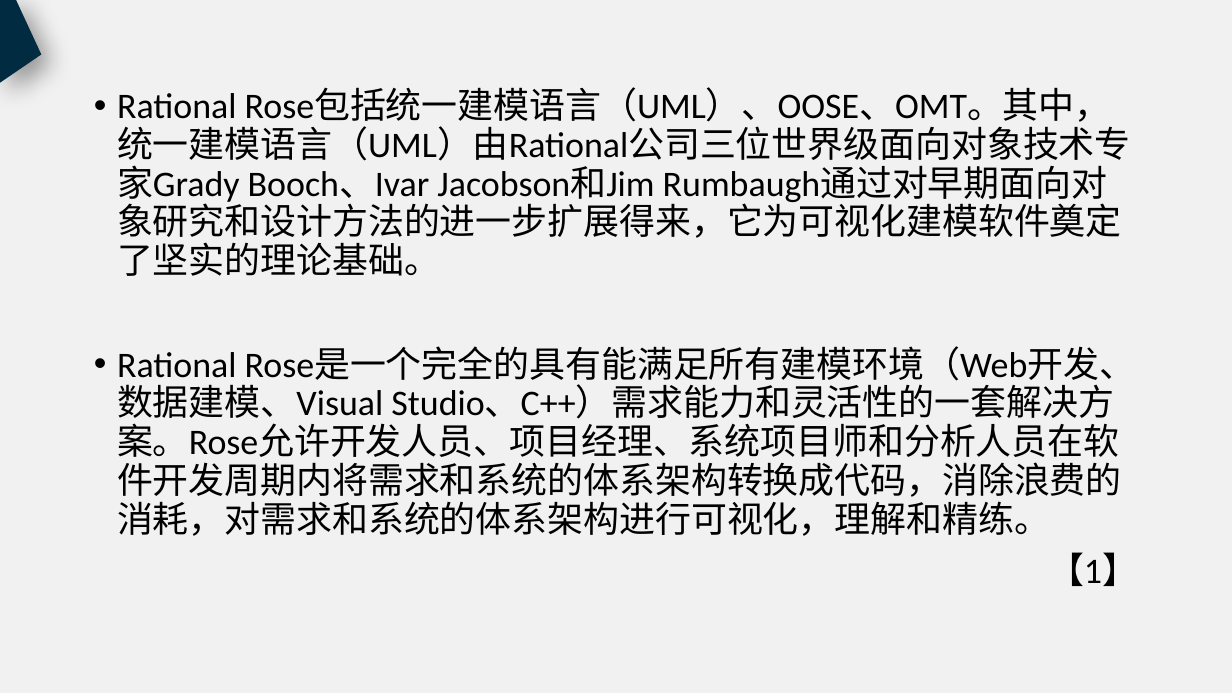
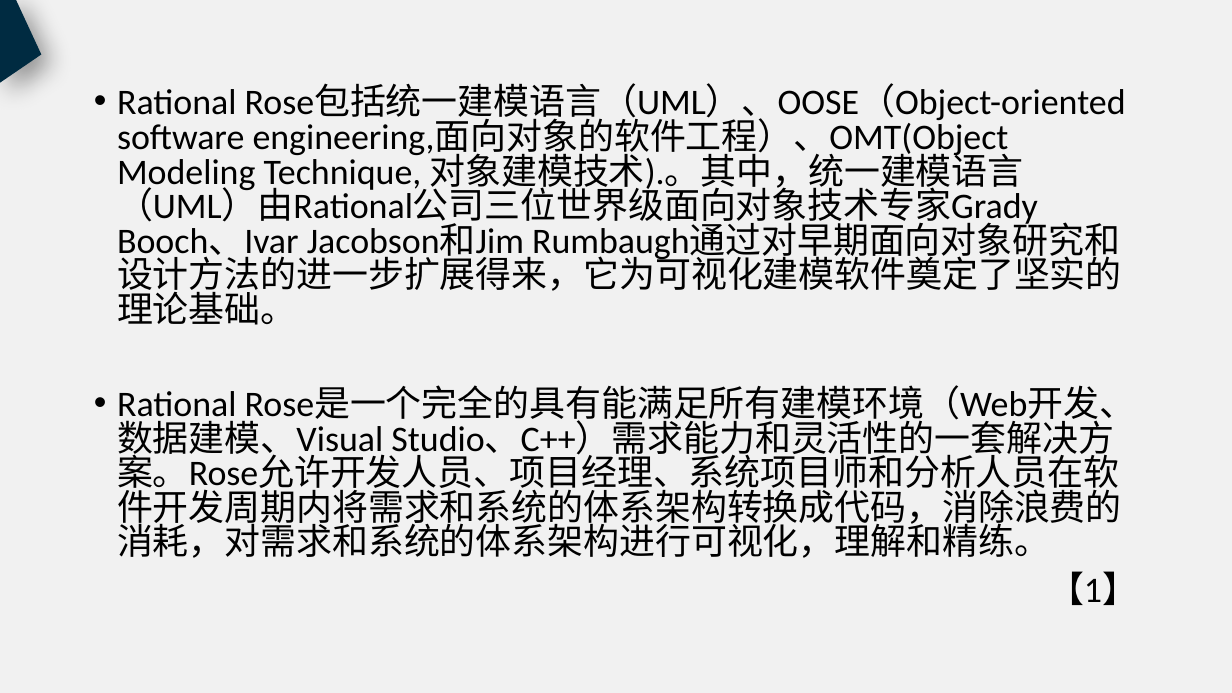
Before and after one commit to PRD2018-G18/PRD2018, a slide deck: slide 9 of 非受控文档/过程文档/UML工具/UML工具.pptx. Drawn at 1232x693 pixels with LibreOffice and Linux fonts; fonts in the diff are those of the drawing. Boxes give left, top, right and bottom in pixels: in the first picture for what was removed or moved away, otherwise in the second. Text is boxed around its words. In the diff, an @@ line names an element or a change of style, - is before the commit and + after.

```diff
--- a/非受控文档/过程文档/UML工具/UML工具.pptx
+++ b/非受控文档/过程文档/UML工具/UML工具.pptx
@@ text at (117, 85, 1126, 325): text changed @@
-• Rational Rose包括统一建模语言（UML）、OOSE、OMT。其中，统一建模语言（UML）由Rational公司三位世界级面向对象技术专家Grady Booch、Ivar Jacobson和Jim Rumbaugh通过对早期面向对象研究和设计方法的进一步扩展得来，它为可视化建模软件奠定了坚实的理论基础。
+• Rational Rose包括统一建模语言（UML）、OOSE（Object-oriented software engineering,面向对象的软件工程）、OMT(Object Modeling Technique, 对象建模技术).。其中，统一建模语言（UML）由Rational公司三位世界级面向对象技术专家Grady Booch、Ivar Jacobson和Jim Rumbaugh通过对早期面向对象研究和设计方法的进一步扩展得来，它为可视化建模软件奠定了坚实的理论基础。
@@ text at (117, 387, 1138, 605): line spacing 0.9 to 0.8 @@
```
Also in this commit, not shown: 15 other slides changed, 5 slides added, 15 slides removed.
